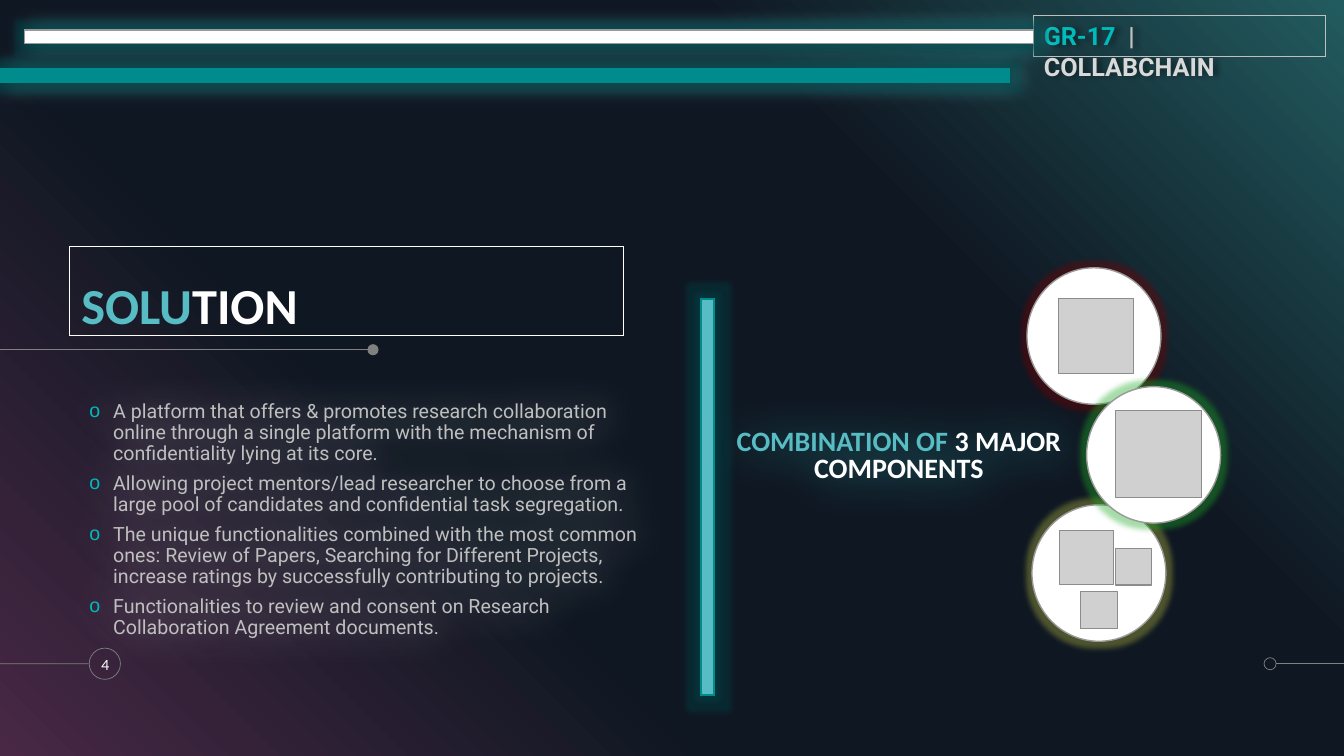
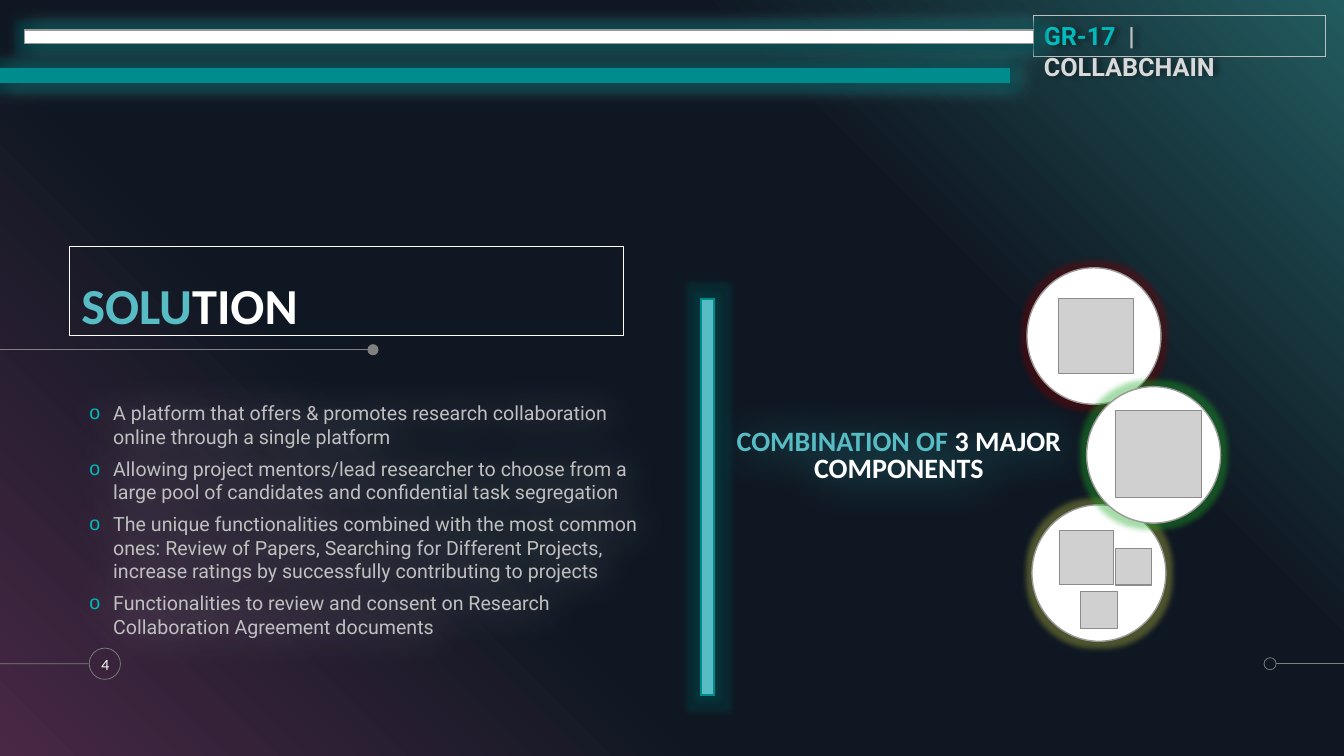
Before and after one commit to dhirajksharma/collabchain, a slide deck: slide 4 of Documents/Deliverables/SlideDeck/collabchain.pptx. Drawn at 1344x756 pixels with LibreOffice and Linux fonts; fonts in the diff are those of the drawing; grey boxes stand for pictures. Boxes give left, top, right and bottom in pixels: in the first picture for what was removed or moved away, otherwise in the second. Text is boxed around its words. In the diff, an @@ line names an element or a change of style, - is before the commit and + after.

Commit message:
Slide-Deck & PRD7

```diff
--- a/Documents/Deliverables/SlideDeck/collabchain.pptx
+++ b/Documents/Deliverables/SlideDeck/collabchain.pptx
@@ text at box(113, 405, 637, 638): text changed @@
-o A platform that offers & promotes research collaboration online through a single platform with the mechanism of confidentiality lying at its core.
-o Allowing project mentors/lead researcher to choose from a large pool of candidates and confidential task segregation.
-o The unique functionalities combined with the most common ones: Review of Papers, Searching for Different Projects, increase ratings by successfully contributing to projects.
-o Functionalities to review and consent on Research Collaboration Agreement documents.
+o A platform that offers & promotes research collaboration online through a single platform
+o Allowing project mentors/lead researcher to choose from a large pool of candidates and confidential task segregation
+o The unique functionalities combined with the most common ones: Review of Papers, Searching for Different Projects, increase ratings by successfully contributing to projects
+o Functionalities to review and consent on Research Collaboration Agreement documents
```
Also in this commit, not shown: 11 slides added, 1 slide removed, 1 other file.
